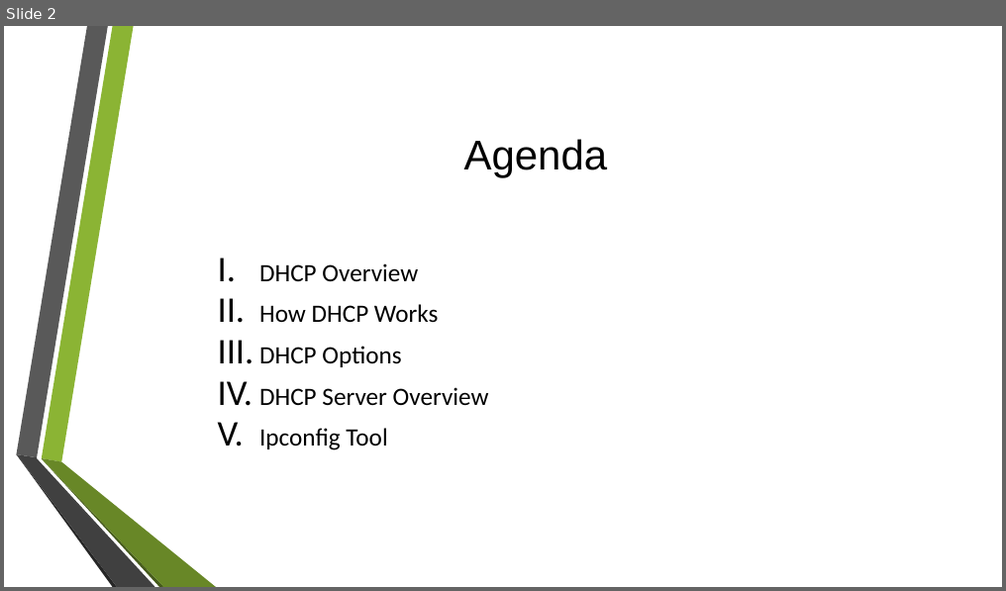
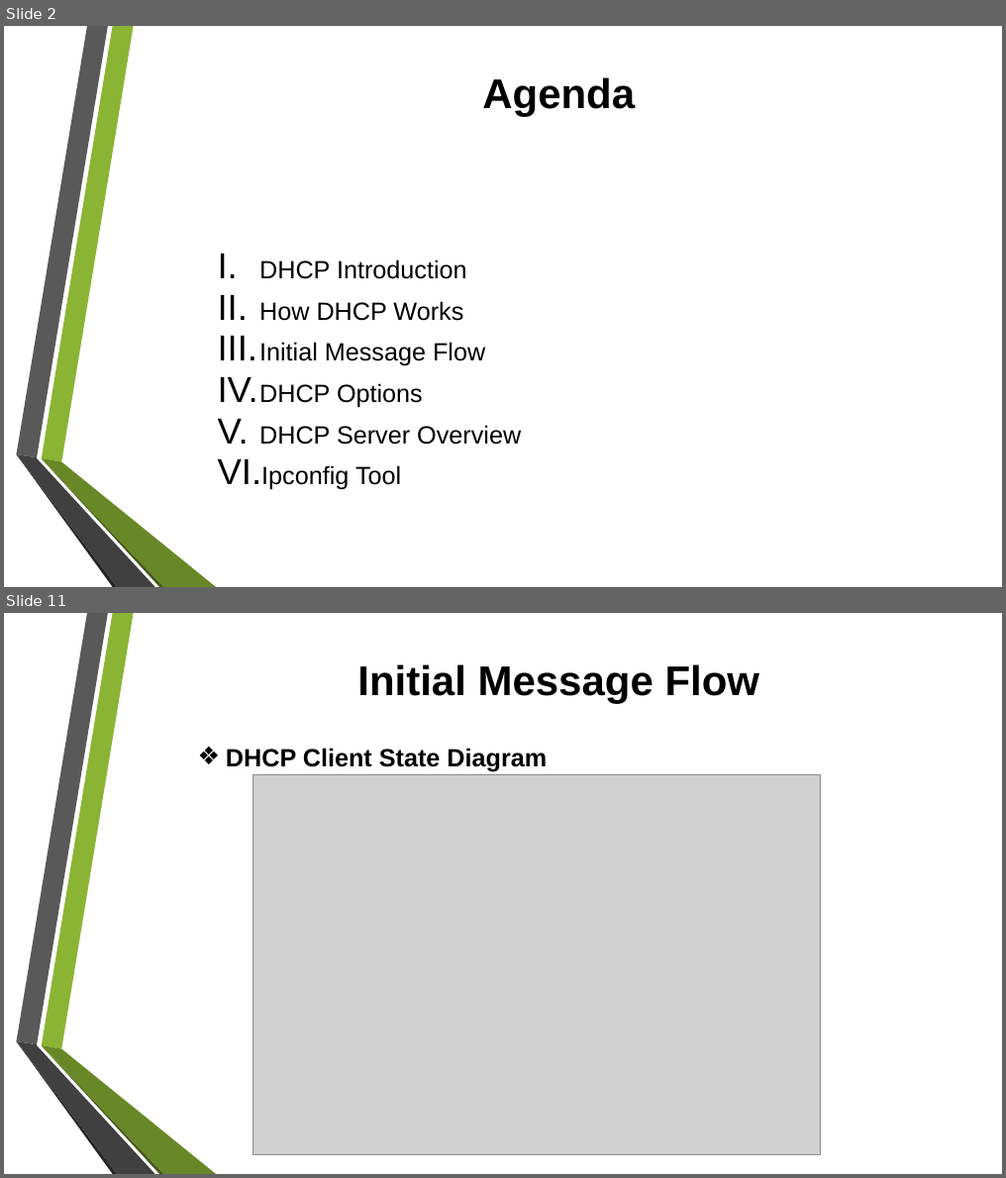
Before and after one commit to tiendatdk3493/Tai_Lieu, a slide deck: Dynamic Host Configuration Protocol (DHCP) Overview.pptx. Shown one above the other, each under a label of ours: slide 2 before the commit, slides 2 and 11 after it; the slides between them are not shown. The pictures are 1006x591 and 1006x1178 pixels, drawn with LibreOffice and Linux fonts; fonts in the diff are those of the drawing; grey boxes stand for pictures; background and template pictures are left out. Boxes give left, top, right and bottom in pixels: in the first picture for what was removed or moved away, otherwise in the second. Text is boxed around its words. In the diff, an @@ line names an element or a change of style, - is before the commit and + after.

Commit message:
DHCP

```diff
--- a/Dynamic Host Configuration Protocol (DHCP) Overview.pptx
+++ b/Dynamic Host Configuration Protocol (DHCP) Overview.pptx
@@ slide 11 added at (x1=4, y1=613, x2=1002, y2=1174), background picture (left out); not listed: 6 template elements that a slide beside it also shows @@
@@ title added at (x1=357, y1=664, x2=759, y2=703), 40 pt, text #000000, bold @@
+Initial Message Flow
@@ text added at (x1=226, y1=748, x2=547, y2=772), 24 pt, text #000000, bold @@
+❖ DHCP Client State Diagram
@@ picture added at (x1=253, y1=774, x2=821, y2=1155) @@
@@ slide 2 changed as well @@
@@ title "Agenda" moved from (x1=464, y1=139, x2=608, y2=178) to (x1=482, y1=77, x2=635, y2=116) @@
@@ title "Agenda" at (x1=482, y1=77, x2=635, y2=116): bold on @@
@@ text at (x1=259, y1=260, x2=467, y2=279): text changed; font Calibri to Arial @@
-I. DHCP Overview
+I. DHCP Introduction
@@ text at (x1=259, y1=301, x2=521, y2=490): font Calibri to Arial in "How DHCP Works", "DHCP Options", "DHCP Server Overview", "Ipconfig Tool" @@
@@ text at (x1=259, y1=342, x2=485, y2=367): paragraph added @@
+III. Initial Message Flow
```
Also in this commit, not shown: 1 other slide changed, 16 other slides added, 5 other files.
